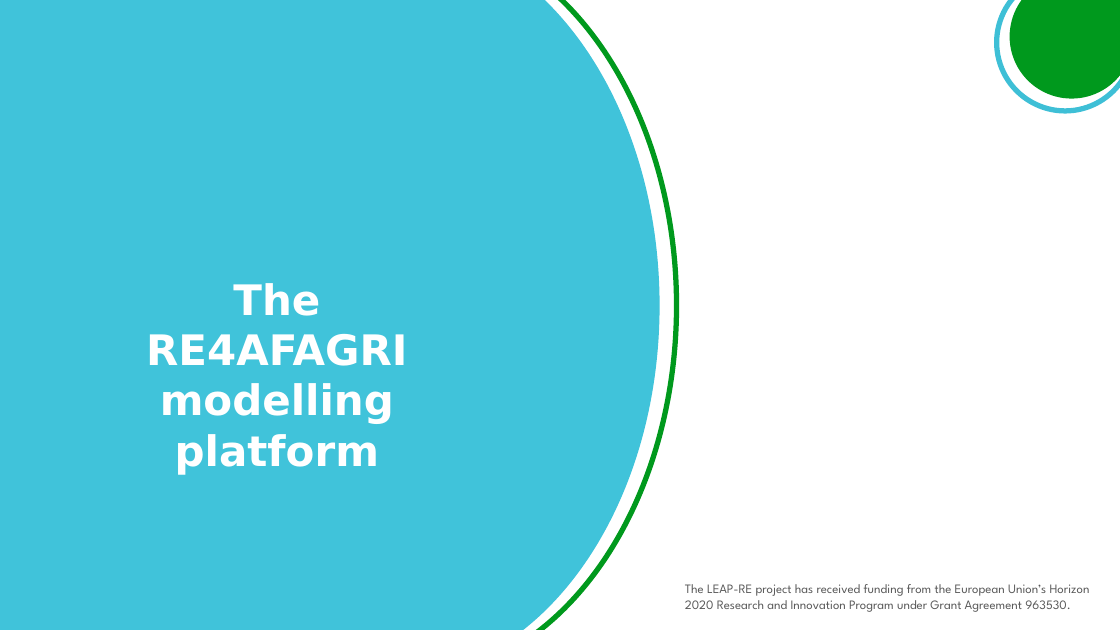
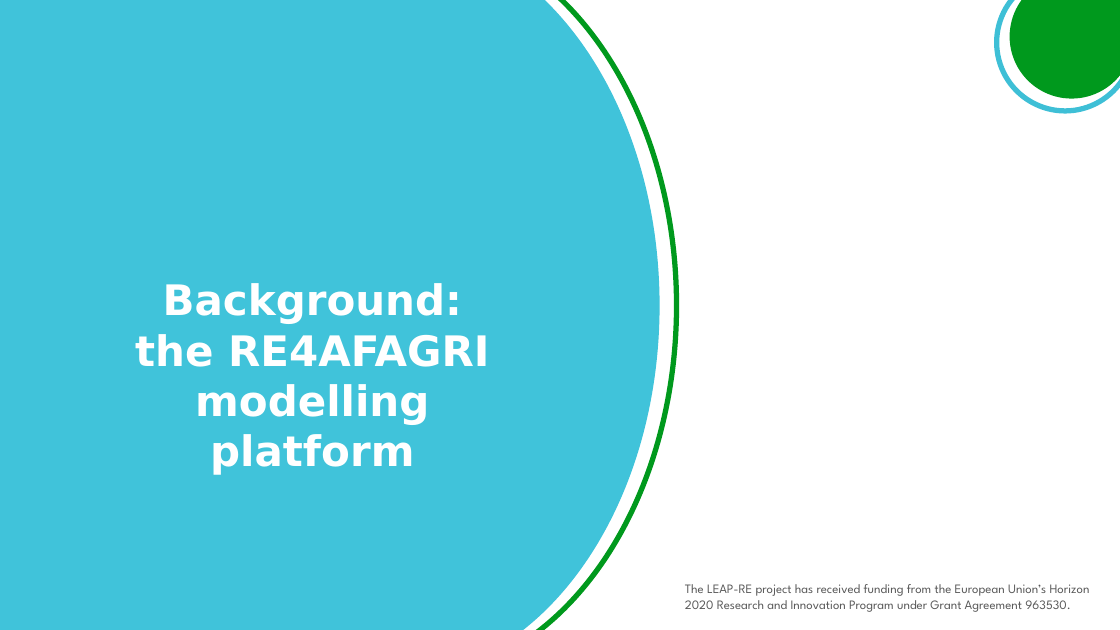
Before and after one commit to giacfalk/RE4AFAGRI_platform, a slide deck: slide 2 of capacity_building/M-LED_slide_pack.pptx. Drawn at 1120x630 pixels with LibreOffice and Linux fonts; fonts in the diff are those of the drawing; background and template pictures are left out. Boxes give left, top, right and bottom in pixels: in the first picture for what was removed or moved away, otherwise in the second. Text is boxed around its words. In the diff, an @@ line names an element or a change of style, - is before the commit and + after.

```diff
--- a/capacity_building/M-LED_slide_pack.pptx
+++ b/capacity_building/M-LED_slide_pack.pptx
@@ subtitle at (x1=135, y1=283, x2=489, y2=475): text changed @@
-The RE4AFAGRI modelling platform
+Background:
+the RE4AFAGRI modelling platform
```
Also in this commit, not shown: 3 other slides changed, 28 slides added, 3 slides removed, 18 other files.
